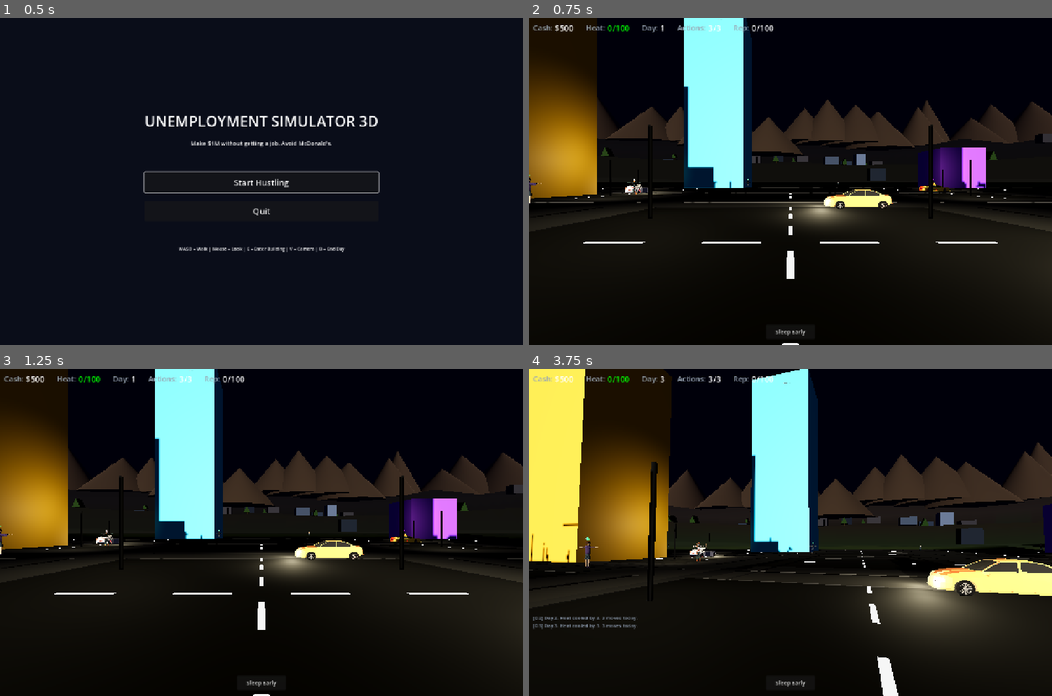
Above: before the commit, frames 1-4 (two rows, left to right).
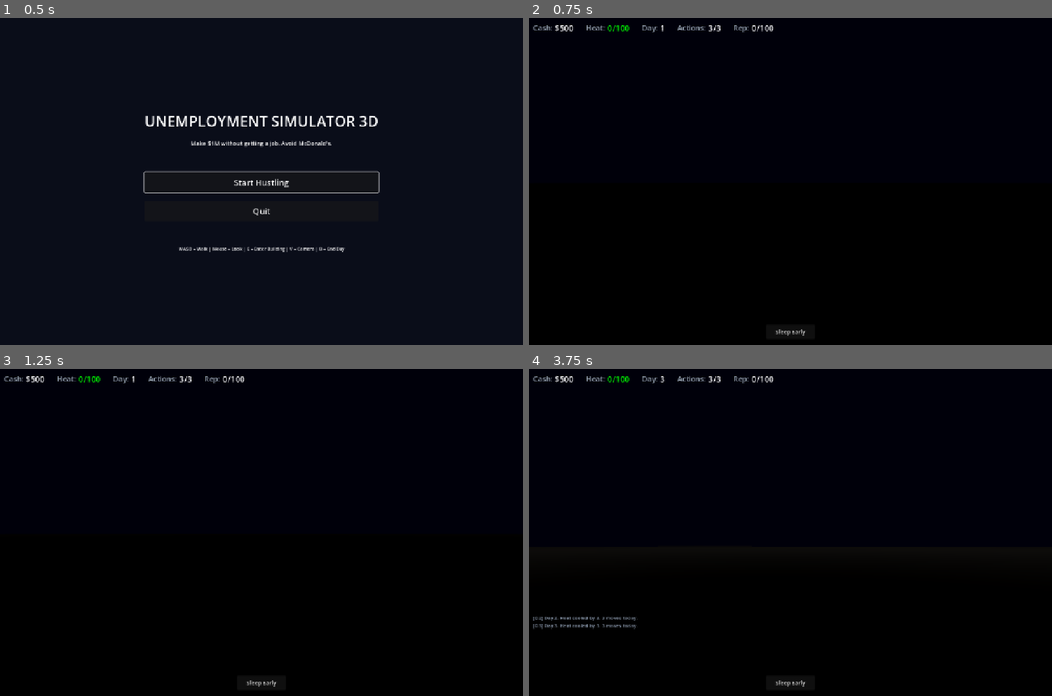
Above: after the commit, the same moments.

Repository: buttergolemcode/unemploymentsimulator
Game: Godot game, scene res://scenes/MainMenu.tscn
Two runs of this game, one before a commit and one after it. Both use one fixed random seed, a clock stepped at 60 frames per second and the inputs below.
Inputs (mouse positions are in pixels of both pictures, inside the frame that each line leads up to):
- Up to frame 1 (0.5 s): no input
- Up to frame 2 (0.75 s): click "Start Hustling" at 0.5 s
- Up to frame 3 (1.25 s): no input
- Up to frame 4 (3.75 s): click "Sleep Early" at 1.25 s; click "OK" at 2 s; tap Enter at 2.75 s; move the mouse to (816, 532) at 2.77 s; hold W from 2.78 s (still down); tap V at 2.85 s; click (816, 532) at 2.92 s; tap Space at 3.02 s; move the mouse to (764, 532) at 3.52 s; tap E at 3.6 s

Frame 1 is identical in both runs. In frame 2, 30% of the frame differs, in the area x 0-100%, y 0-100%; in frame 3, 30%; in frame 4, 47%.
Error after the commit: Parse Error: Assigned value for constant "DISTRICTS" isn't a constant expression. (res://scripts/WorldBuilder.gd:32)

Commit message:
Sprint D.4: Map layout redesign with polygon-based districts
Replaces the old radial district layout (based on distance from center)
with a designed city plan using polygon boundaries.

New district layout (top-down, +X=East, +Z=South):
- DOWNTOWN: center (-80..80, -80..80) — financial/entertainment
- HARBOR: east waterfront (80..260, -100..180) — water at x>180
- SLUMS: SW (-180..-80, 40..180) — drugs/scam/robbery
- INDUSTRIAL: NW (-180..-80, -120..40) — factories/e-com
- SUBURBS: west + east strips around downtown
- RURAL: everything outside city (forests, hills, highway)

WorldBuilder.gd:
- DISTRICTS dict now includes 'polygon' field (PackedVector2Array) per district
- get_district_at() uses Geometry2D.is_point_in_polygon() instead of radial check
- _is_in_suburbs() helper handles split suburb zones (west + east)
- _build_water(): water plane moved from center to east (x=180..600)
  Size: 420x600, centered at x=390
- WATER_X_START constant added (180.0)

Scheme building positions updated to match new district layout:
- Downtown: Trading Floor (-40,-40), Corporate Tower (30,-50),
  Accountant Office (-60,-10), Casino (50,30)
- Slums: Trap House (-150,80), Internet Cafe (-120,140), Corner Store (-160,150)
- Industrial: E-Com Warehouse (-130,-60)

VehicleData.gd: spawn positions redistributed across districts
- 5 in Downtown, 2 in Slums, 2 in Industrial, 2 in Suburbs

GameScene.gd:
- Merchant positions updated to match new scheme building locations
- Pedestrian counts adjusted (downtown 8->12, harbor 3->5, etc.)
- _get_district_bounds() updated with new district boundaries

GameScene.tscn: Player spawn moved from z=6 to z=30 (deeper in downtown)

Diff:
--- a/godot/scenes/GameScene.tscn
+++ b/godot/scenes/GameScene.tscn
@@ -55,7 +55,7 @@
 shape = SubResource("BoxShape3D_ground")
 
 [node name="Player" type="CharacterBody3D" parent="."]
-transform = Transform3D(1, 0, 0, 0, 1, 0, 0, 0, 1, 0, 0.1, 6)
+transform = Transform3D(1, 0, 0, 0, 1, 0, 0, 0, 1, 0, 0.1, 30)
 script = ExtResource("2_player")
 collision_layer = 2
 collision_mask = 1
--- a/godot/scripts/GameScene.gd
+++ b/godot/scripts/GameScene.gd
@@ -78,28 +78,33 @@
 		add_child(vehicle)
 
 func _spawn_npcs():
-	# Merchants near scheme buildings
+	# Merchants near scheme buildings (positions match new D.4 layout)
 	var merchant_positions = [
-		{"x": -8, "z": -38, "color": "#16a34a", "district": "downtown"},
-		{"x": -33, "z": -18, "color": "#16a34a", "district": "downtown"},
-		{"x": -18, "z": -10, "color": "#16a34a", "district": "downtown"},
-		{"x": 25, "z": -35, "color": "#7e22ce", "district": "harbor"},
-		{"x": -25, "z": 20, "color": "#b91c1c", "district": "slums"},
-		{"x": -14, "z": 35, "color": "#b91c1c", "district": "slums"},
-		{"x": 18, "z": 25, "color": "#d97706", "district": "industrial"},
-		{"x": 38, "z": 15, "color": "#d97706", "district": "industrial"},
+		# Downtown merchants (financial district)
+		{"x": -35, "z": -35, "color": "#16a34a", "district": "downtown"},
+		{"x": 25, "z": -45, "color": "#16a34a", "district": "downtown"},
+		{"x": -55, "z": -5, "color": "#16a34a", "district": "downtown"},
+		{"x": 45, "z": 25, "color": "#16a34a", "district": "downtown"},
+		# Slums merchants (drugs/scam/robbery)
+		{"x": -145, "z": 75, "color": "#b91c1c", "district": "slums"},
+		{"x": -115, "z": 135, "color": "#b91c1c", "district": "slums"},
+		{"x": -155, "z": 145, "color": "#b91c1c", "district": "slums"},
+		# Industrial merchant (e-com)
+		{"x": -125, "z": -55, "color": "#d97706", "district": "industrial"},
+		# Harbor merchant
+		{"x": 150, "z": 0, "color": "#7e22ce", "district": "harbor"},
 	]
 	for mp in merchant_positions:
 		_spawn_npc(mp.x, mp.z, mp.color, mp.district, true)
 
-	# Pedestrians
+	# Pedestrians — distributed per district based on new layout
 	var ped_configs = [
-		{"district": "downtown", "count": 8, "colors": ["#1e293b", "#0f172a", "#374151", "#4b5563"]},
-		{"district": "harbor", "count": 3, "colors": ["#1c1917", "#292524", "#44403c"]},
+		{"district": "downtown", "count": 12, "colors": ["#1e293b", "#0f172a", "#374151", "#4b5563"]},
+		{"district": "harbor", "count": 5, "colors": ["#1c1917", "#292524", "#44403c"]},
 		{"district": "slums", "count": 10, "colors": ["#7c2d12", "#9a3412", "#451a03", "#1c1917"]},
-		{"district": "industrial", "count": 5, "colors": ["#3f3f46", "#525252", "#27272a"]},
-		{"district": "suburbs", "count": 4, "colors": ["#525252", "#737373", "#404040"]},
-		{"district": "rural", "count": 2, "colors": ["#6b5b4a", "#7a6a5a"]},
+		{"district": "industrial", "count": 6, "colors": ["#3f3f46", "#525252", "#27272a"]},
+		{"district": "suburbs", "count": 5, "colors": ["#525252", "#737373", "#404040"]},
+		{"district": "rural", "count": 3, "colors": ["#6b5b4a", "#7a6a5a"]},
 	]
 	for config in ped_configs:
 		for i in config.count:
@@ -141,13 +146,14 @@
 		return
 
 func _get_district_bounds(d: String) -> Array:
+	# Bounds match D.4 map layout (x_min, x_max, z_min, z_max)
 	match d:
-		"downtown": return [-80, 0, -80, 0]
-		"harbor": return [0, 80, -80, 0]
-		"slums": return [-80, 0, 0, 80]
-		"industrial": return [0, 80, 0, 80]
-		"suburbs": return [-150, 150, -150, 150]
-		_: return [-220, 220, -220, 220]
+		"downtown": return [-80, 80, -80, 80]
+		"harbor": return [80, 260, -100, 180]
+		"slums": return [-180, -80, 40, 180]
+		"industrial": return [-180, -80, -120, 40]
+		"suburbs": return [-180, 120, -120, 80]  # west + east combined
+		_: return [-220, 220, -220, 220]  # rural = everything else
 
 func _process(delta):
 	elapsed_time += delta
--- a/godot/scripts/VehicleData.gd
+++ b/godot/scripts/VehicleData.gd
@@ -14,17 +14,21 @@
 }
 
 const VEHICLE_POSITIONS: Array = [
-	{"x": 8,   "z": 4,   "yaw": 0,     "model": "NormalCar1"},
-	{"x": -8,  "z": 6,   "yaw": 3.14,  "model": "NormalCar2"},
-	{"x": 4,   "z": -8,  "yaw": 1.57,  "model": "SportsCar"},
-	{"x": -20, "z": -25, "yaw": 0,     "model": "SportsCar2"},
-	{"x": -38, "z": -10, "yaw": 1.57,  "model": "SUV"},
-	{"x": 22,  "z": -30, "yaw": -1.57, "model": "Taxi"},
-	{"x": 38,  "z": -8,  "yaw": 0,     "model": "NormalCar1"},
-	{"x": -22, "z": 22,  "yaw": 3.14,  "model": "NormalCar2"},
-	{"x": -38, "z": 10,  "yaw": 0,     "model": "SportsCar"},
-	{"x": 22,  "z": 28,  "yaw": -1.57, "model": "SportsCar2"},
-	{"x": 42,  "z": 10,  "yaw": 3.14,  "model": "SUV"},
+	# Downtown (center) — main streets
+	{"x": 0,   "z": 20,  "yaw": 0,     "model": "NormalCar1"},
+	{"x": -20, "z": 0,   "yaw": 1.57,  "model": "Taxi"},
+	{"x": 30,  "z": -20, "yaw": 3.14,  "model": "SportsCar"},
+	{"x": -50, "z": -50, "yaw": 0,     "model": "NormalCar2"},
+	{"x": 60,  "z": 10,  "yaw": -1.57, "model": "SUV"},
+	# Slums (SW) — parked on side streets
+	{"x": -100, "z": 60,  "yaw": 0,    "model": "NormalCar1"},
+	{"x": -140, "z": 100, "yaw": 1.57, "model": "NormalCar2"},
+	# Industrial (NW) — warehouses
+	{"x": -110, "z": -40, "yaw": 0,    "model": "SUV"},
+	{"x": -150, "z": -80, "yaw": 3.14, "model": "SportsCar2"},
+	# Suburbs — residential streets
+	{"x": 100,  "z": -40, "yaw": 0,    "model": "NormalCar1"},
+	{"x": -130, "z": -80, "yaw": 1.57, "model": "SportsCar"},
 ]
 
 static func get_positions() -> Array:
--- a/godot/scripts/WorldBuilder.gd
+++ b/godot/scripts/WorldBuilder.gd
@@ -3,49 +3,144 @@
 class_name WorldBuilder
 extends RefCounted
 
-# District definitions
+# ============================================================
+# DISTRICT LAYOUT (D.4 — Map Layout Redesign)
+# ============================================================
+# The city is divided into 6 districts with defined polygon boundaries.
+# Layout (top-down view, +X = East, +Z = South):
+#
+#                     NORTH (rural, forests)
+#                  -180 < z < -120
+#
+#   WEST suburban     |    EAST suburban
+#   -180<x<-80        |    80<x<180
+#   -120<z<40         |    -120<z<40
+#                   --+--  DOWNTOWN (center)
+#                        -80<x<80, -80<z<80
+#
+#   INDUSTRIAL (NW)   |    HARBOR (East, waterfront)
+#   -180<x<-80        |    120<x<260
+#   -120<z<80         |    -100<z<180
+#                        (water starts at x=180)
+#
+#   SLUMS (SW)        |    SOUTH (rural, highway)
+#   -180<x<-80        |    z > 120
+#   40<z<180          |
+#
+# Each district polygon defines its boundary as Vector2 points (x, z).
+
 const DISTRICTS: Dictionary = {
-	"downtown": {"color": "#475569", "height_min": 24, "height_max": 80, "ground": "#1a1a1a"},
-	"harbor": {"color": "#1c1917", "height_min": 8, "height_max": 22, "ground": "#171717"},
-	"slums": {"color": "#451a03", "height_min": 5, "height_max": 14, "ground": "#1a0f0a"},
-	"industrial": {"color": "#1f2937", "height_min": 9, "height_max": 24, "ground": "#161616"},
-	"suburbs": {"color": "#525252", "height_min": 4, "height_max": 9, "ground": "#1a2a1a"},
-	"rural": {"color": "#6b5b4a", "height_min": 3, "height_max": 6, "ground": "#2a3a1a"},
+	"downtown": {
+		"color": "#475569", "height_min": 24, "height_max": 80, "ground": "#1a1a1a",
+		"polygon": PackedVector2Array([
+			Vector2(-80, -80), Vector2(80, -80), Vector2(80, 80), Vector2(-80, 80)
+		])
+	},
+	"harbor": {
+		"color": "#1c1917", "height_min": 8, "height_max": 22, "ground": "#171717",
+		"polygon": PackedVector2Array([
+			Vector2(80, -100), Vector2(260, -100), Vector2(260, 180),
+			Vector2(180, 180), Vector2(180, -60), Vector2(80, -60), Vector2(80, 80), Vector2(120, 80)
+		])
+	},
+	"slums": {
+		"color": "#451a03", "height_min": 5, "height_max": 14, "ground": "#1a0f0a",
+		"polygon": PackedVector2Array([
+			Vector2(-180, 40), Vector2(-80, 40), Vector2(-80, 180), Vector2(-180, 180)
+		])
+	},
+	"industrial": {
+		"color": "#1f2937", "height_min": 9, "height_max": 24, "ground": "#161616",
+		"polygon": PackedVector2Array([
+			Vector2(-180, -120), Vector2(-80, -120), Vector2(-80, 40), Vector2(-180, 40)
+		])
+	},
+	"suburbs": {
+		"color": "#525252", "height_min": 4, "height_max": 9, "ground": "#1a2a1a",
+		"polygon": PackedVector2Array([
+			# West suburbs
+			Vector2(-180, -120), Vector2(-80, -120), Vector2(-80, 40), Vector2(-180, 40),
+			# East suburbs (between downtown and harbor)
+			Vector2(80, -80), Vector2(120, -80), Vector2(120, 80), Vector2(80, 80)
+		])
+	},
+	"rural": {
+		"color": "#6b5b4a", "height_min": 3, "height_max": 6, "ground": "#2a3a1a",
+		# Rural is everything outside the city (handled by distance check in get_district_at)
+		"polygon": PackedVector2Array([])
+	},
 }
 
-const CITY_RADIUS = 80.0
+const CITY_RADIUS = 80.0  # legacy — used by terrain_height
 const WORLD_RADIUS = 250.0
 const ROAD_HALF_MAIN = 8.0
 const ROAD_HALF_SIDE = 5.5
 const SIDEWALK = 3.0
 
-# Scheme building positions
+# Water starts at this X coordinate (east edge of city)
+const WATER_X_START = 180.0
+
+# ============================================================
+# SCHEME BUILDINGS — placed at thematic spots per district
+# ============================================================
+# Each building has (x, z) position chosen to fit its district:
+# - Trading Floor, Corporate Tower, Accountant Office, Casino → DOWNTOWN (center)
+# - Trap House, Corner Store, Internet Cafe → SLUMS (SW)
+# - E-Com Warehouse → INDUSTRIAL (NW)
+
 const SCHEME_BUILDINGS: Array = [
-	{"id": "trading", "name": "Trading Floor", "emoji": "📈", "x": -18, "z": -55, "w": 14, "d": 12, "h": 42, "color": "#22d3ee"},
-	{"id": "wirefraud", "name": "Corporate Tower", "emoji": "💸", "x": -50, "z": -30, "w": 18, "d": 16, "h": 80, "color": "#64748b"},
-	{"id": "taxfraud", "name": "Accountant Office", "emoji": "🧾", "x": -30, "z": -18, "w": 12, "d": 10, "h": 24, "color": "#eab308"},
-	{"id": "drugs", "name": "Trap House", "emoji": "💊", "x": 38, "z": -50, "w": 10, "d": 9, "h": 9, "color": "#a855f7"},
-	{"id": "scam", "name": "Internet Cafe", "emoji": "🎣", "x": -38, "z": 30, "w": 9, "d": 8, "h": 7, "color": "#ec4899"},
-	{"id": "robbery", "name": "Corner Store", "emoji": "🔫", "x": -22, "z": 50, "w": 8, "d": 8, "h": 5, "color": "#ef4444"},
-	{"id": "ecom", "name": "E-Com Warehouse", "emoji": "📦", "x": 30, "z": 38, "w": 16, "d": 14, "h": 11, "color": "#4ade80"},
-	{"id": "gambling", "name": "Casino", "emoji": "🎰", "x": 55, "z": 22, "w": 16, "d": 14, "h": 14, "color": "#f59e0b"},
+	# Downtown — financial/entertainment district (center)
+	{"id": "trading", "name": "Trading Floor", "emoji": "📈",
+	 "x": -40, "z": -40, "w": 14, "d": 12, "h": 42, "color": "#22d3ee"},
+	{"id": "wirefraud", "name": "Corporate Tower", "emoji": "💸",
+	 "x": 30, "z": -50, "w": 18, "d": 16, "h": 80, "color": "#64748b"},
+	{"id": "taxfraud", "name": "Accountant Office", "emoji": "🧾",
+	 "x": -60, "z": -10, "w": 12, "d": 10, "h": 24, "color": "#eab308"},
+	{"id": "gambling", "name": "Casino", "emoji": "🎰",
+	 "x": 50, "z": 30, "w": 16, "d": 14, "h": 14, "color": "#f59e0b"},
+	# Slums — drugs/scam/robbery (SW)
+	{"id": "drugs", "name": "Trap House", "emoji": "💊",
+	 "x": -150, "z": 80, "w": 10, "d": 9, "h": 9, "color": "#a855f7"},
+	{"id": "scam", "name": "Internet Cafe", "emoji": "🎣",
+	 "x": -120, "z": 140, "w": 9, "d": 8, "h": 7, "color": "#ec4899"},
+	{"id": "robbery", "name": "Corner Store", "emoji": "🔫",
+	 "x": -160, "z": 150, "w": 8, "d": 8, "h": 5, "color": "#ef4444"},
+	# Industrial — e-com warehouse (NW)
+	{"id": "ecom", "name": "E-Com Warehouse", "emoji": "📦",
+	 "x": -130, "z": -60, "w": 16, "d": 14, "h": 11, "color": "#4ade80"},
 ]
 
+# ============================================================
+# District lookup (polygon-based)
+# ============================================================
+
 static func get_district_at(x: float, z: float) -> String:
-	var r = sqrt(x * x + z * z)
-	if r > 220:
-		return "rural"
-	if r > CITY_RADIUS:
+	var point = Vector2(x, z)
+	# Check each district polygon (order matters — check specific districts first)
+	for district_name in ["downtown", "harbor", "slums", "industrial"]:
+		var district = DISTRICTS[district_name]
+		var polygon = district.get("polygon", PackedVector2Array())
+		if polygon.size() >= 3 and Geometry2D.is_point_in_polygon(point, polygon):
+			return district_name
+	# Suburbs (split into west + east, but stored as one polygon — check separately)
+	if _is_in_suburbs(x, z):
 		return "suburbs"
-	if x < 0 and z < 0:
-		return "downtown"
-	if x >= 0 and z < 0:
-		return "harbor"
-	if x < 0 and z >= 0:
-		return "slums"
-	return "industrial"
-
+	# Everything else is rural
+	return "rural"
+
+static func _is_in_suburbs(x: float, z: float) -> bool:
+	# West suburbs: -180<x<-80, -120<z<40
+	if x > -180 and x < -80 and z > -120 and z < 40:
+		return true
+	# East suburbs (between downtown and harbor): 80<x<120, -80<z<80
+	if x > 80 and x < 120 and z > -80 and z < 80:
+		return true
+	return false
+
+# ============================================================
 # Terrain height function (matching web version)
+# ============================================================
+
 static func terrain_height(x: float, z: float) -> float:
 	var r = sqrt(x * x + z * z)
 	if r < 80:
@@ -94,9 +189,6 @@
 		amp *= 0.5
 		freq *= 2
 	return value / max_val
-
-# ============================================================
-# Build everything
 # ============================================================
 static func build_world(parent: Node3D) -> void:
 	_build_terrain(parent)
@@ -169,8 +261,10 @@
 	parent.add_child(mi)
 
 static func _build_water(parent: Node3D) -> void:
+	# Water plane on the east side of the map (harbor district waterfront)
+	# Spans from x=180 (city edge) to x=600 (map edge)
 	var plane = PlaneMesh.new()
-	plane.size = Vector2(600, 600)
+	plane.size = Vector2(420, 600)  # 420 wide (east), 600 deep (north-south)
 	var mat = StandardMaterial3D.new()
 	mat.albedo_color = Color(0.1, 0.29, 0.42, 0.75)
 	mat.transparency = BaseMaterial3D.TRANSPARENCY_ALPHA
@@ -179,7 +273,8 @@
 	plane.material = mat
 	var mi = MeshInstance3D.new()
 	mi.mesh = plane
-	mi.position = Vector3(0, -0.8, 0)
+	# Center the water plane at x = (180 + 600) / 2 = 390
+	mi.position = Vector3(390, -0.8, 0)
 	parent.add_child(mi)
 
 static func _build_roads(parent: Node3D) -> void:
